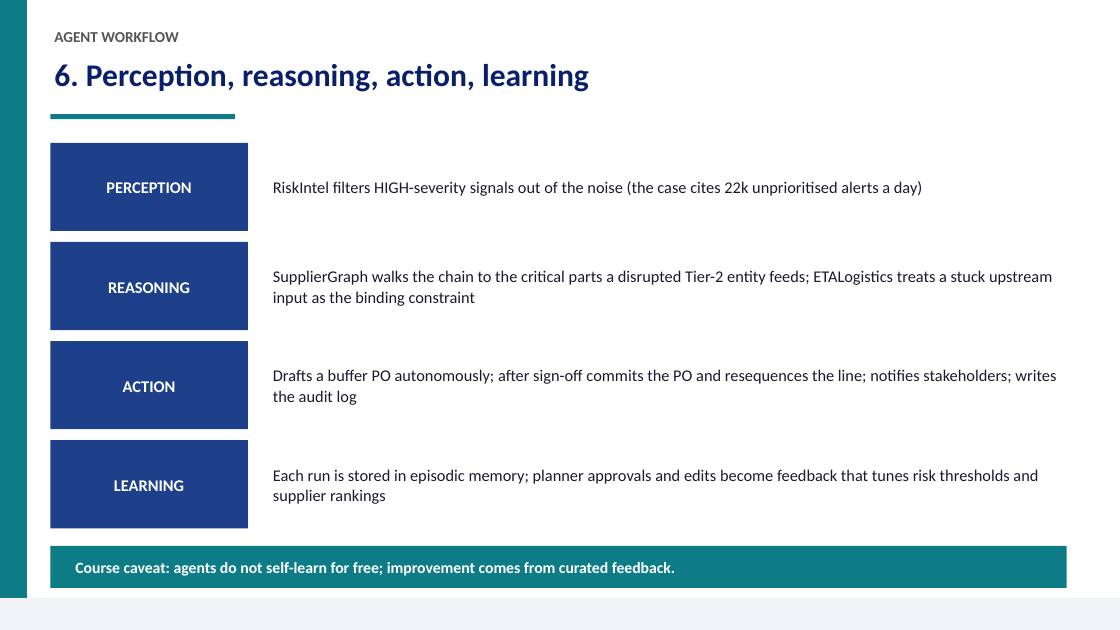
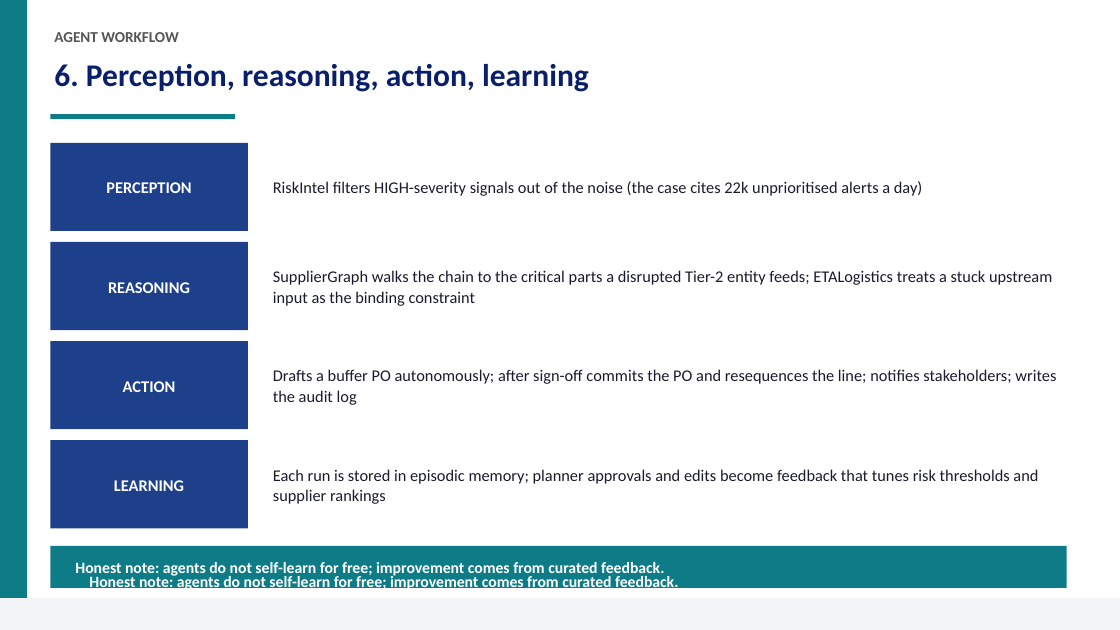
Before and after one commit to GillesHam/Agentic-AI-Project, a slide deck: slide 7 of presentation/Supply_Chain_Sentinel_Design.pptx. Drawn at 1120x630 pixels with LibreOffice and Linux fonts; fonts in the diff are those of the drawing. Boxes give left, top, right and bottom in pixels: in the first picture for what was removed or moved away, otherwise in the second. Text is boxed around its words. In the diff, an @@ line names an element or a change of style, - is before the commit and + after.

Commit message:
Changes to presentations

```diff
--- a/presentation/Supply_Chain_Sentinel_Design.pptx
+++ b/presentation/Supply_Chain_Sentinel_Design.pptx
@@ text at bbox=[75, 562, 664, 578]: text changed @@
-Course caveat: agents do not self-learn for free; improvement comes from curated feedback.
+Honest note: agents do not self-learn for free; improvement comes from curated feedback.
@@ text added at bbox=[89, 574, 678, 592], 13.5 pt, text #FFFFFF, bold @@
+Honest note: agents do not self-learn for free; improvement comes from curated feedback.
```
Also in this commit, not shown: 1 other file.
